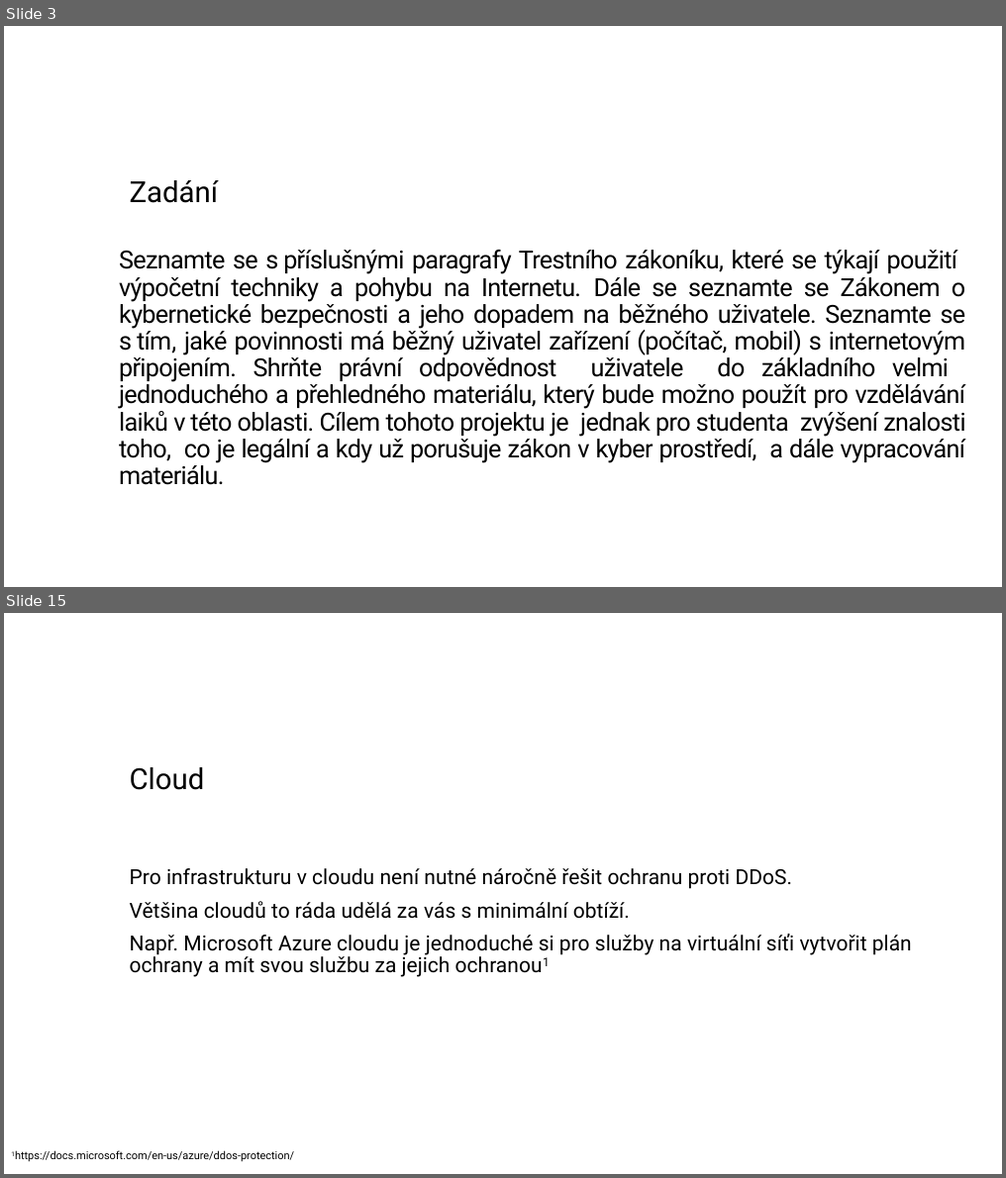
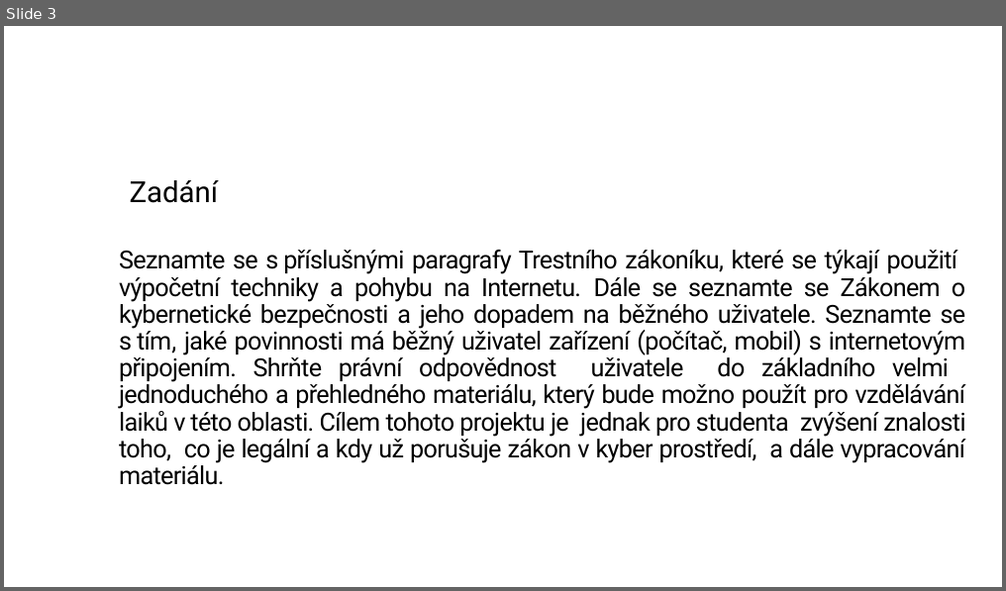
Before and after one commit to zimice/pr2_it_use, a slide deck: Kochanek_projekt_II_it_use_liability.pptx. Shown one above the other, each under a label of ours: slides 3 and 15 before the commit, slide 3 after it; the slides between them are not shown. The pictures are 1006x1178 and 1006x591 pixels, drawn with LibreOffice and Linux fonts; fonts in the diff are those of the drawing; background and template pictures are left out. Boxes give left, top, right and bottom in pixels: in the first picture for what was removed or moved away, otherwise in the second. Text is boxed around its words. In the diff, an @@ line names an element or a change of style, - is before the commit and + after.

```diff
--- a/Kochanek_projekt_II_it_use_liability.pptx
+++ b/Kochanek_projekt_II_it_use_liability.pptx
@@ slide 15 removed at (4,613,1002,1174), background #FFFFFF @@
@@ title removed at (130,767,205,790) @@
-Cloud
@@ text removed at (130,868,912,977) @@
-Pro infrastrukturu v cloudu není nutné náročně řešit ochranu proti DDoS.
-Většina cloudů to ráda udělá za vás s minimální obtíží.
-Např. Microsoft Azure cloudu je jednoduché si pro služby na virtuální síťi vytvořit plán ochrany a mít svou službu za jejich ochranou1
@@ text removed at (15,1151,294,1162) @@
-1https://docs.microsoft.com/en-us/azure/ddos-protection/
```
Also in this commit, not shown: 2 slides changed, 3 slides added, 14 other slides removed.
